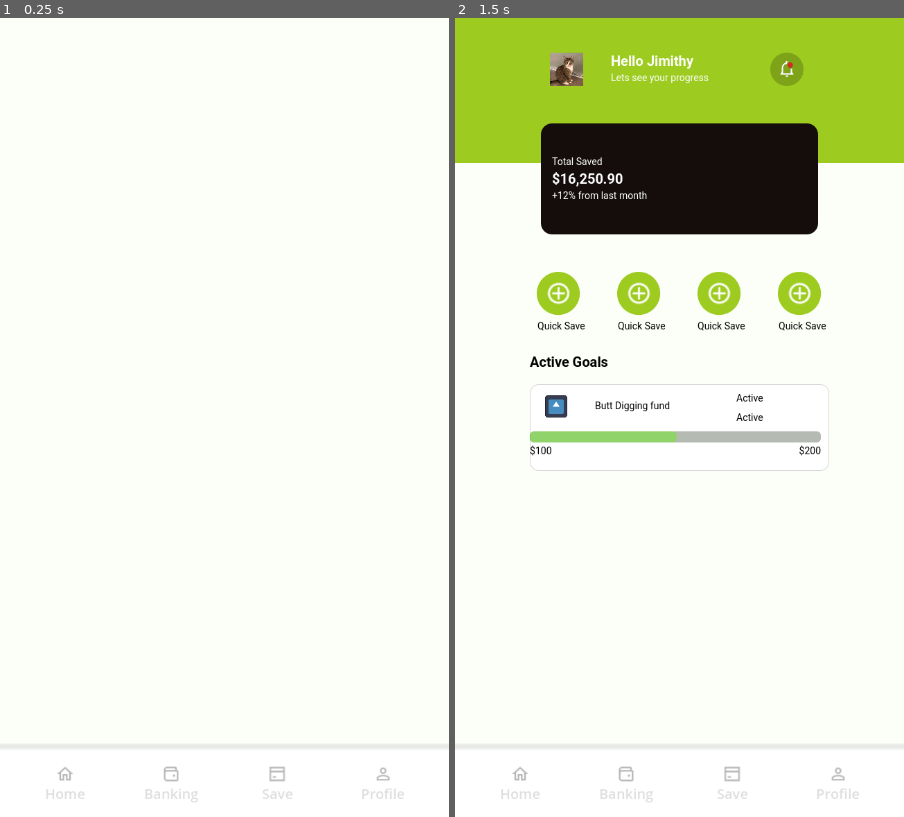
Above: before the commit, frames 1-2 (left to right).
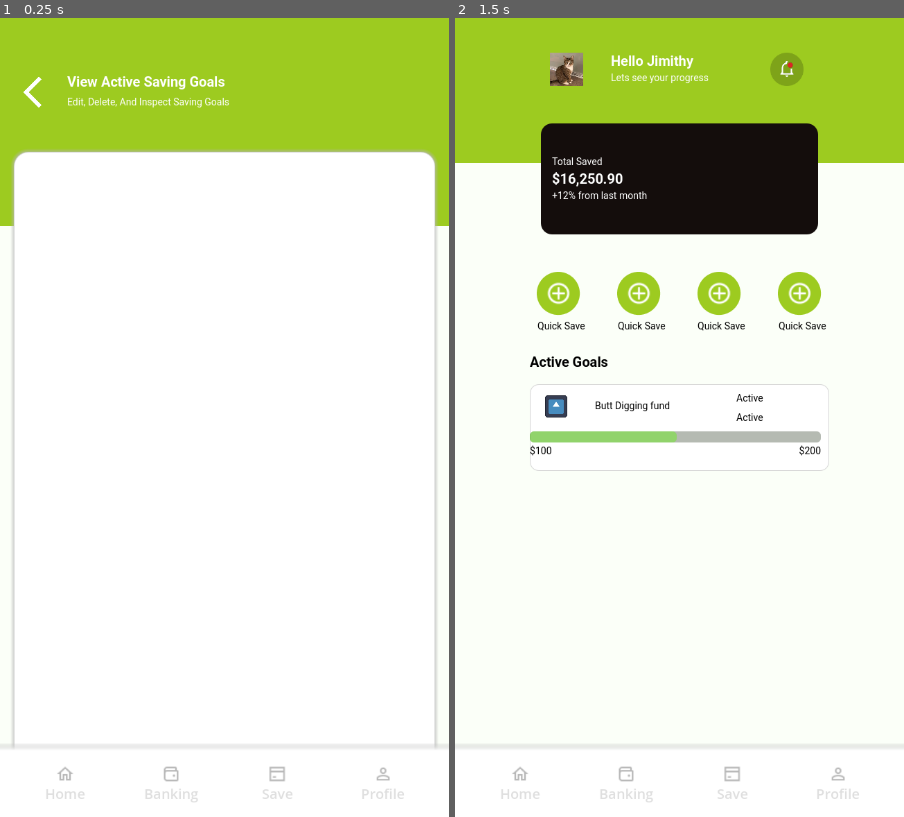
Above: after the commit, the same moments.

Repository: JUB-Yoush/4443-project
Game: Godot game, scene res://views/saving_goals_viewer.tscn
The game is run twice, just before and just after one commit, with the same random seed, the same clock (stepped at 60 frames per second) and the same inputs. The project has no main scene, so this scene is started directly. The engine's default icon, where the game draws it, is replaced by a stand-in: a white triangle on a blue panel in a dark square.
Inputs (mouse positions are in pixels of both pictures, inside the frame that each line leads up to):
- Up to frame 1 (0.25 s): no input
- Up to frame 2 (1.5 s): click (679, 89) at 0.52 s; click "Home" at 1.25 s

The runs differ from the first frame. In frame 1, 18% of the frame differs, in the area x 0-100%, y 0-91%; in frame 2, nothing differs.

Commit message:
dig in yo butt twin

Diff:
--- a/new_game_project/views/saving_goals_viewer.tscn
+++ b/new_game_project/views/saving_goals_viewer.tscn
@@ -1,6 +1,8 @@
-[gd_scene load_steps=2 format=3 uid="uid://b6eiqrehx354c"]
+[gd_scene load_steps=4 format=3 uid="uid://b6eiqrehx354c"]
 
 [ext_resource type="PackedScene" uid="uid://cvq00dll7ofrn" path="res://views/navbar.tscn" id="1_0a5sx"]
+[ext_resource type="Theme" uid="uid://b8o6p1tkrcyh8" path="res://assets/themes/mainScreen.tres" id="1_jax1f"]
+[ext_resource type="Texture2D" uid="uid://d34k82ycxei5u" path="res://assets/ui/icons/Back Arrow.png" id="2_snt7v"]
 
 [node name="Control" type="Control"]
 layout_mode = 3
@@ -9,6 +11,103 @@
 anchor_bottom = 1.0
 grow_horizontal = 2
 grow_vertical = 2
+
+[node name="PanelContainer" type="PanelContainer" parent="."]
+layout_mode = 1
+anchors_preset = 15
+anchor_right = 1.0
+anchor_bottom = 1.0
+grow_horizontal = 2
+grow_vertical = 2
+theme = ExtResource("1_jax1f")
+
+[node name="Panel" type="Panel" parent="PanelContainer"]
+custom_minimum_size = Vector2(0, 300)
+layout_mode = 2
+size_flags_vertical = 0
+theme = ExtResource("1_jax1f")
+
+[node name="MarginContainer" type="MarginContainer" parent="PanelContainer"]
+layout_mode = 2
+theme = ExtResource("1_jax1f")
+
+[node name="VBoxContainer" type="VBoxContainer" parent="PanelContainer/MarginContainer"]
+layout_mode = 2
+
+[node name="Button2" type="Button" parent="PanelContainer/MarginContainer/VBoxContainer"]
+self_modulate = Color(1, 1, 1, 0)
+clip_contents = true
+custom_minimum_size = Vector2(0, 55)
+layout_mode = 2
+
+[node name="Header" type="HBoxContainer" parent="PanelContainer/MarginContainer/VBoxContainer/Button2"]
+layout_mode = 2
+offset_right = 608.0
+offset_bottom = 54.0
+mouse_filter = 2
+
+[node name="TextureRect" type="TextureRect" parent="PanelContainer/MarginContainer/VBoxContainer/Button2/Header"]
+layout_mode = 2
+mouse_filter = 2
+texture = ExtResource("2_snt7v")
+expand_mode = 3
+stretch_mode = 5
+
+[node name="Spacer" type="Control" parent="PanelContainer/MarginContainer/VBoxContainer/Button2/Header"]
+custom_minimum_size = Vector2(15, 0)
+layout_mode = 2
+mouse_filter = 2
+
+[node name="VBoxContainer" type="VBoxContainer" parent="PanelContainer/MarginContainer/VBoxContainer/Button2/Header"]
+layout_mode = 2
+size_flags_horizontal = 3
+mouse_filter = 2
+
+[node name="RichTextLabel" type="RichTextLabel" parent="PanelContainer/MarginContainer/VBoxContainer/Button2/Header/VBoxContainer"]
+custom_minimum_size = Vector2(100, 25)
+layout_mode = 2
+size_flags_vertical = 3
+mouse_filter = 2
+theme = ExtResource("1_jax1f")
+theme_override_colors/default_color = Color(1, 1, 1, 1)
+bbcode_enabled = true
+text = "[b]View Active Saving Goals[/b]"
+vertical_alignment = 1
+
+[node name="RichTextLabel2" type="RichTextLabel" parent="PanelContainer/MarginContainer/VBoxContainer/Button2/Header/VBoxContainer"]
+custom_minimum_size = Vector2(0, 25)
+layout_mode = 2
+size_flags_vertical = 3
+mouse_filter = 2
+theme = ExtResource("1_jax1f")
+theme_type_variation = &"GreyText"
+theme_override_colors/default_color = Color(1, 1, 1, 1)
+bbcode_enabled = true
+text = "Edit, Delete, And Inspect Saving Goals"
+vertical_alignment = 1
+
+[node name="Spacer" type="Control" parent="PanelContainer/MarginContainer/VBoxContainer"]
+custom_minimum_size = Vector2(0, 50)
+layout_mode = 2
+
+[node name="PanelContainer" type="PanelContainer" parent="PanelContainer/MarginContainer/VBoxContainer"]
+layout_mode = 2
+size_flags_vertical = 3
+theme = ExtResource("1_jax1f")
+theme_type_variation = &"PanelNestedContainer"
+
+[node name="MarginContainer" type="MarginContainer" parent="PanelContainer/MarginContainer/VBoxContainer/PanelContainer"]
+layout_mode = 2
+theme = ExtResource("1_jax1f")
+
+[node name="ScrollContainer" type="ScrollContainer" parent="PanelContainer/MarginContainer/VBoxContainer/PanelContainer/MarginContainer"]
+layout_mode = 2
+theme = ExtResource("1_jax1f")
+
+[node name="VBoxContainer" type="VBoxContainer" parent="PanelContainer/MarginContainer/VBoxContainer/PanelContainer/MarginContainer/ScrollContainer"]
+layout_mode = 2
+size_flags_horizontal = 3
+size_flags_vertical = 3
 
 [node name="NavBar" parent="." instance=ExtResource("1_0a5sx")]
 layout_mode = 1
